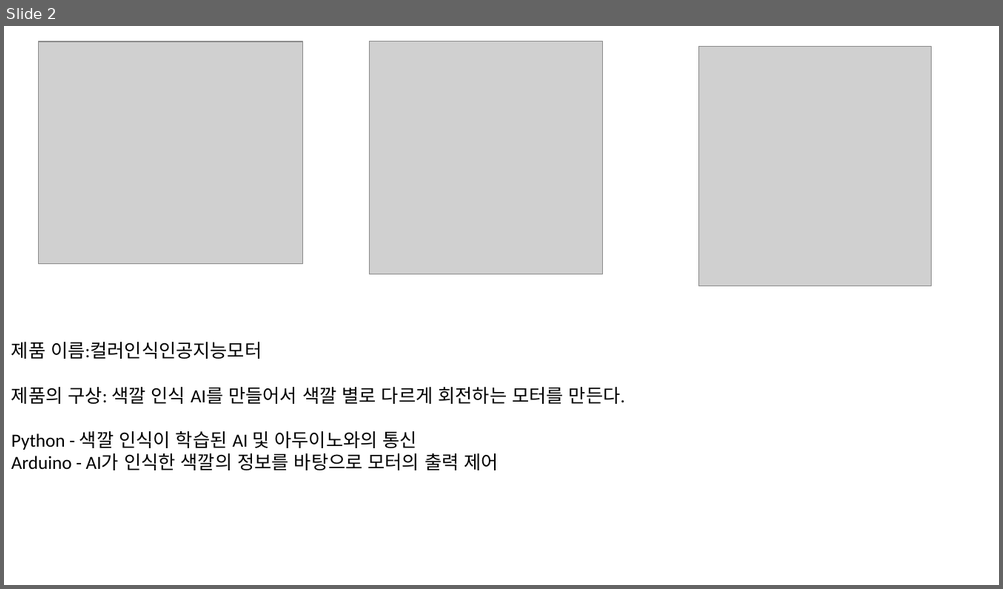
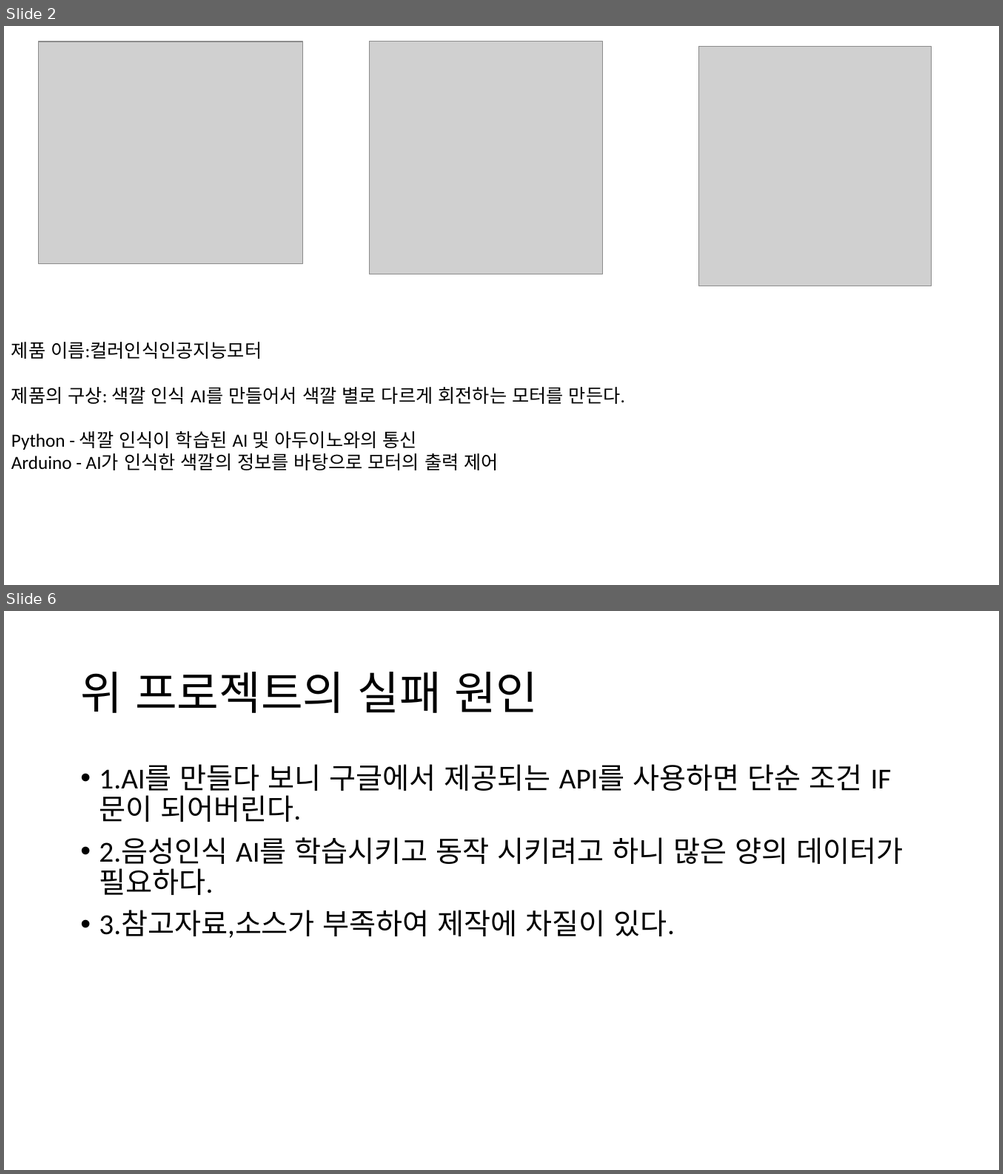
Before and after one commit to IDWoo/AI-Con-troll, a slide deck: AI제어실습.pptx. Shown one above the other, each under a label of ours: slide 2 before the commit, slides 2 and 6 after it; the slides between them are not shown. The pictures are 1003x589 and 1003x1174 pixels, drawn with LibreOffice and Linux fonts; fonts in the diff are those of the drawing; grey boxes stand for pictures. Boxes give left, top, right and bottom in pixels: in the first picture for what was removed or moved away, otherwise in the second. Text is boxed around its words. In the diff, an @@ line names an element or a change of style, - is before the commit and + after.

```diff
--- a/AI제어실습.pptx
+++ b/AI제어실습.pptx
@@ slide 6 added at bbox=[4, 611, 999, 1170], background #FFFFFF @@
@@ title added at bbox=[80, 672, 538, 713], 44 pt, text #000000 @@
+위 프로젝트의 실패 원인
@@ text added at bbox=[99, 764, 902, 938], 28 pt, text #000000 @@
+• 1.AI를 만들다 보니 구글에서 제공되는 API를 사용하면 단순 조건 IF문이 되어버린다.
+• 2.음성인식 AI를 학습시키고 동작 시키려고 하니 많은 양의 데이터가 필요하다.
+• 3.참고자료,소스가 부족하여 제작에 차질이 있다.
```
Also in this commit, not shown: 1 slide changed, 6 other slides added.
